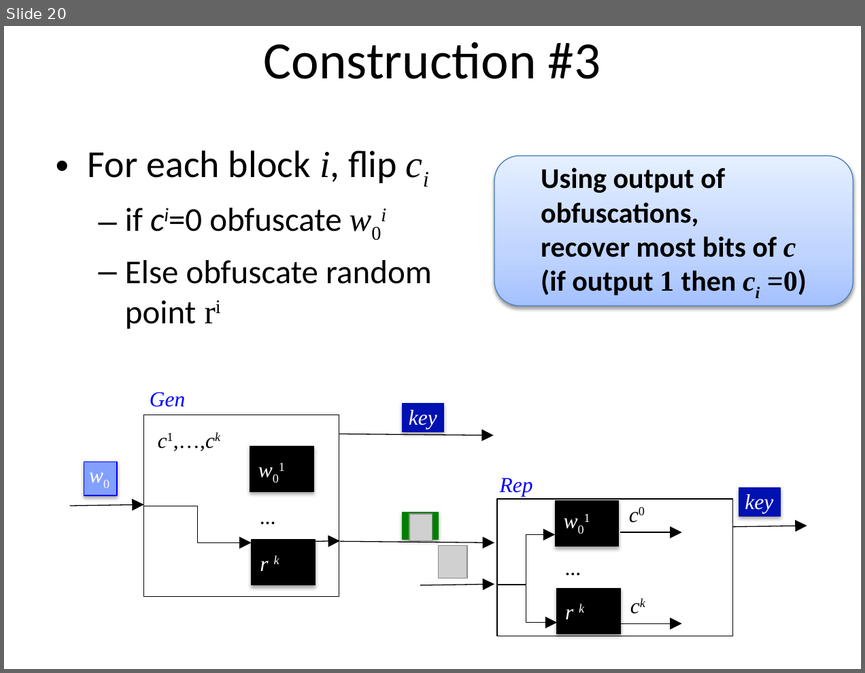
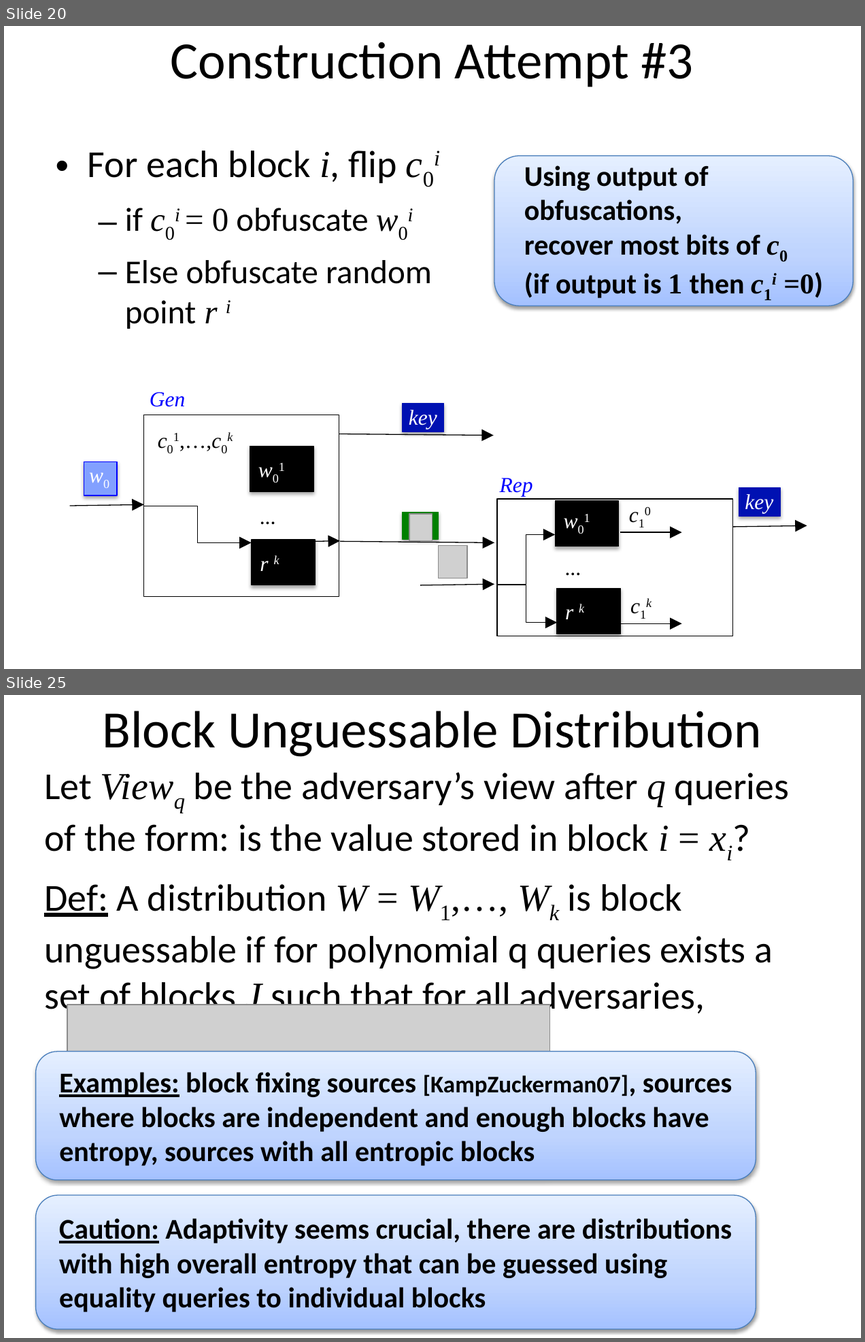
Before and after one commit to xianruimeng/comp-fuzzy-ext, a slide deck: constantRate/KeyDerivationWithNegativeUsable.pptx. Shown one above the other, each under a label of ours: slide 20 before the commit, slides 20 and 25 after it; the slides between them are not shown. The pictures are 865x673 and 865x1342 pixels, drawn with LibreOffice and Linux fonts; fonts in the diff are those of the drawing; grey boxes stand for pictures. Boxes give left, top, right and bottom in pixels: in the first picture for what was removed or moved away, otherwise in the second. Text is boxed around its words. In the diff, an @@ line names an element or a change of style, - is before the commit and + after.

```diff
--- a/constantRate/KeyDerivationWithNegativeUsable.pptx
+++ b/constantRate/KeyDerivationWithNegativeUsable.pptx
@@ slide 25 added at (x1=4, y1=695, x2=861, y2=1338), background #FFFFFF @@
@@ title added at (x1=102, y1=711, x2=762, y2=757), 44 pt, text #000000 @@
+Block Unguessable Distribution
@@ text added at (x1=44, y1=772, x2=789, y2=1017), 32 pt, text #000000 @@
+Let Viewq be the adversary’s view after q queries of the form: is the value stored in block i = xi?
+Def: A distribution W = W1,…, Wk is block unguessable if for polynomial q queries exists a set of blocks J such that for all adversaries,
@@ picture added at (x1=67, y1=1004, x2=550, y2=1058) @@
@@ rounded rectangle added at (x1=36, y1=1051, x2=755, y2=1180), fill gradient #A4C4FF to #BFD4FF to #E6EEFF, outline #4B7EBC 0.75 pt, 24 pt, text #000000, bold @@
+Examples: block fixing sources [KampZuckerman07], sources where blocks are independent and enough blocks have entropy, sources with all entropic blocks
@@ rounded rectangle added at (x1=36, y1=1195, x2=755, y2=1328), fill gradient #A4C4FF to #BFD4FF to #E6EEFF, outline #4B7EBC 0.75 pt, 24 pt, text #000000, bold @@
+Caution: Adaptivity seems crucial, there are distributions with high overall entropy that can be guessed using equality queries to individual blocks
@@ slide 20 changed as well @@
@@ title at (x1=171, y1=42, x2=694, y2=87): text changed @@
-Construction #3
+Construction Attempt #3
@@ text at (x1=88, y1=150, x2=432, y2=329): text changed @@
-• For each block i, flip ci
-  – if ci=0 obfuscate w0i
-  – Else obfuscate random point ri
+• For each block i, flip c0i
+  – if c0i = 0 obfuscate w0i
+  – Else obfuscate random point r i
@@ text in rounded rectangle at (x1=524, y1=165, x2=823, y2=298): text changed @@
-Using output of obfuscations,
-recover most bits of c
-(if output 1 then ci =0)
+Using output of obfuscations,
+recover most bits of c0
+(if output is 1 then c1i =0)
@@ text at (x1=149, y1=422, x2=255, y2=456): text changed @@
-c1,…,ck
+c01,…,c0k
@@ text at (x1=620, y1=497, x2=664, y2=531): text changed; italic off @@
-c0
+c10
@@ text at (x1=621, y1=588, x2=667, y2=622): text changed @@
-ck
+c1k
```
Also in this commit, not shown: 14 other slides changed, 4 other slides added.
